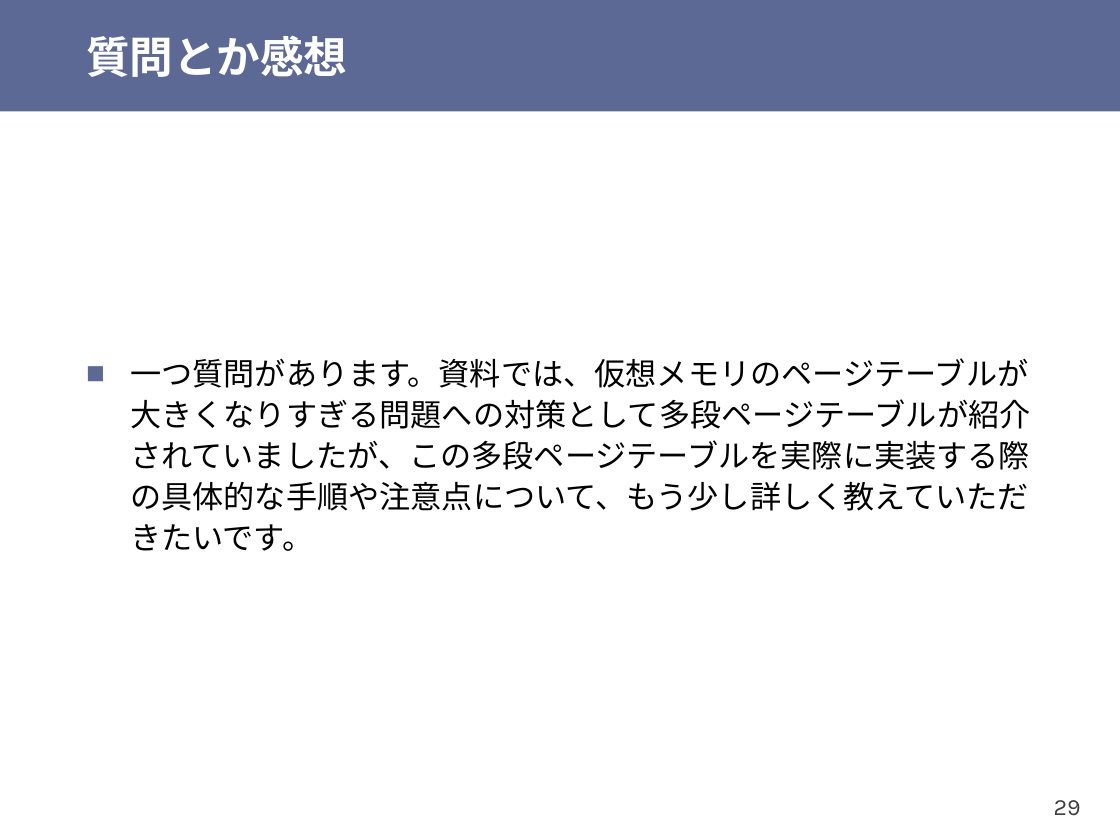
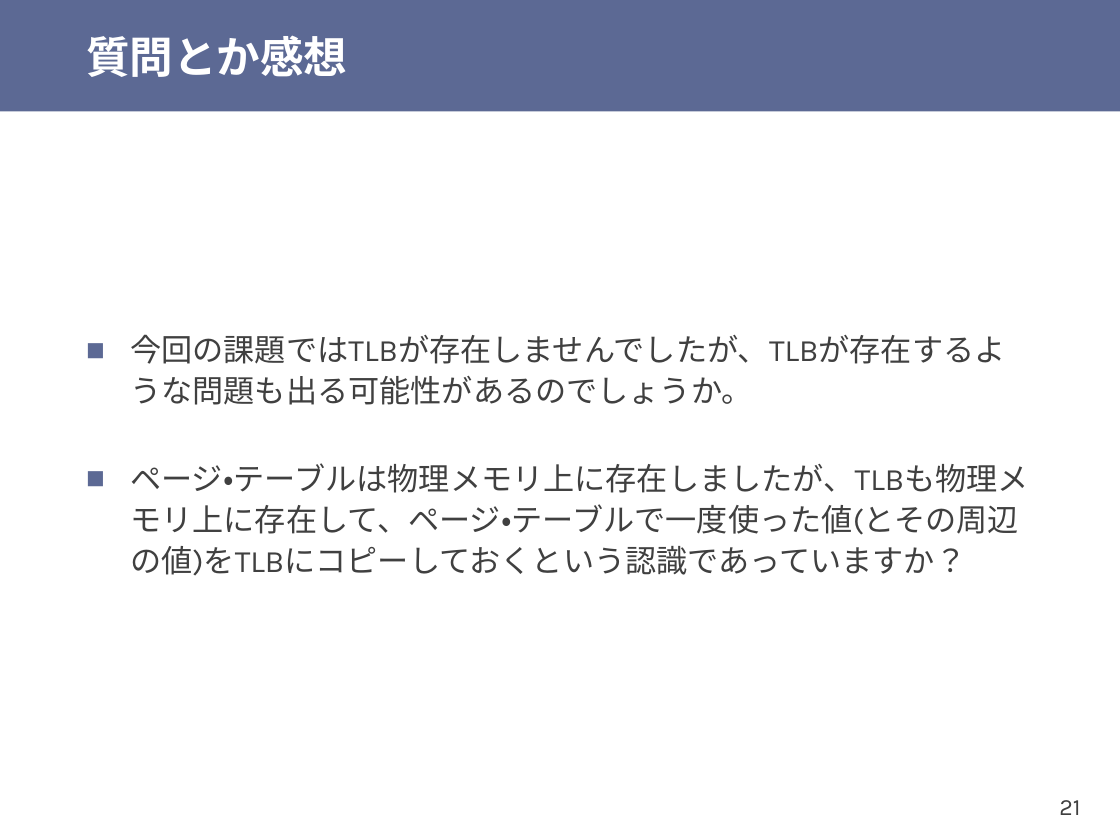
Before and after one commit to shioyadan/otya-computer-architecture-i, a slide deck: slide 21 of cai-shioya-12.pptx (slide 29 before the commit). Drawn at 1120x840 pixels with LibreOffice and Linux fonts; fonts in the diff are those of the drawing. Boxes give left, top, right and bottom in pixels: in the first picture for what was removed or moved away, otherwise in the second. Text is boxed around its words. In the diff, an @@ line names an element or a change of style, - is before the commit and + after.

```diff
--- a/cai-shioya-12.pptx
+++ b/cai-shioya-12.pptx
@@ text at (130, 334, 1029, 576): text changed; font Noto Sans CJK JP to Karla; text colour #000000 to #404040 @@
-■ 一つ質問があります。資料では、仮想メモリのページテーブルが大きくなりすぎる問題への対策として多段ページテーブルが紹介されていましたが、この多段ページテーブルを実際に実装する際の具体的な手順や注意点について、もう少し詳しく教えていただきたいです。
+■ 今回の課題ではTLBが存在しませんでしたが、TLBが存在するような問題も出る可能性があるのでしょうか。
+■ ページ・テーブルは物理メモリ上に存在しましたが、TLBも物理メモリ上に存在して、ページ・テーブルで一度使った値(とその周辺の値)をTLBにコピーしておくという認識であっていますか？
@@ page number at (1059, 800, 1080, 815): text changed @@
-29
+21
```
Also in this commit, not shown: 11 other slides changed, 8 slides removed, 1 other file.
